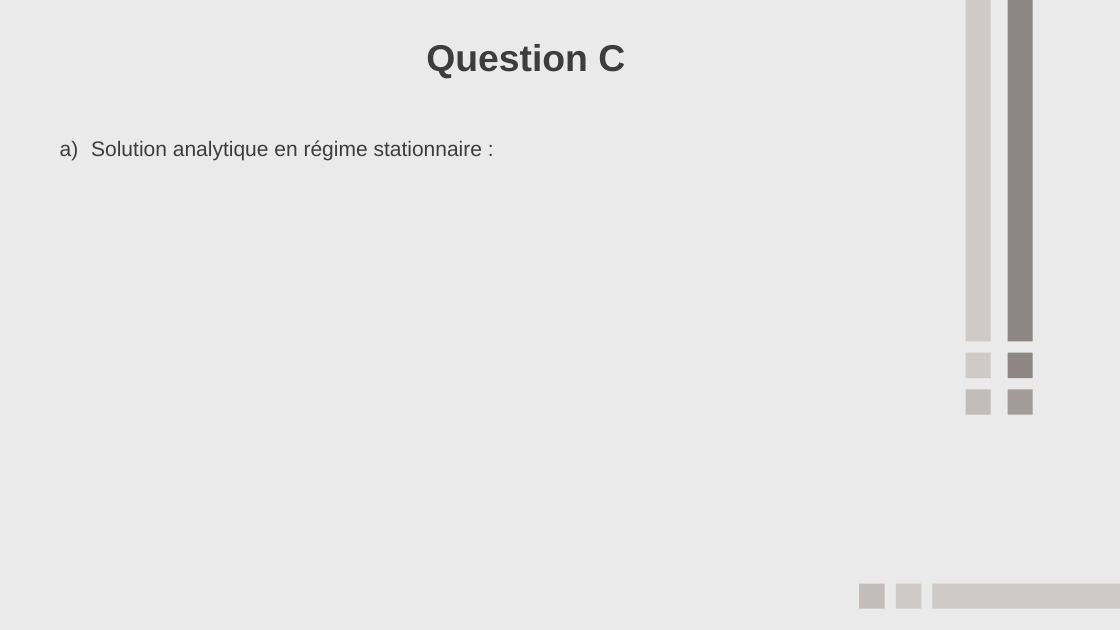
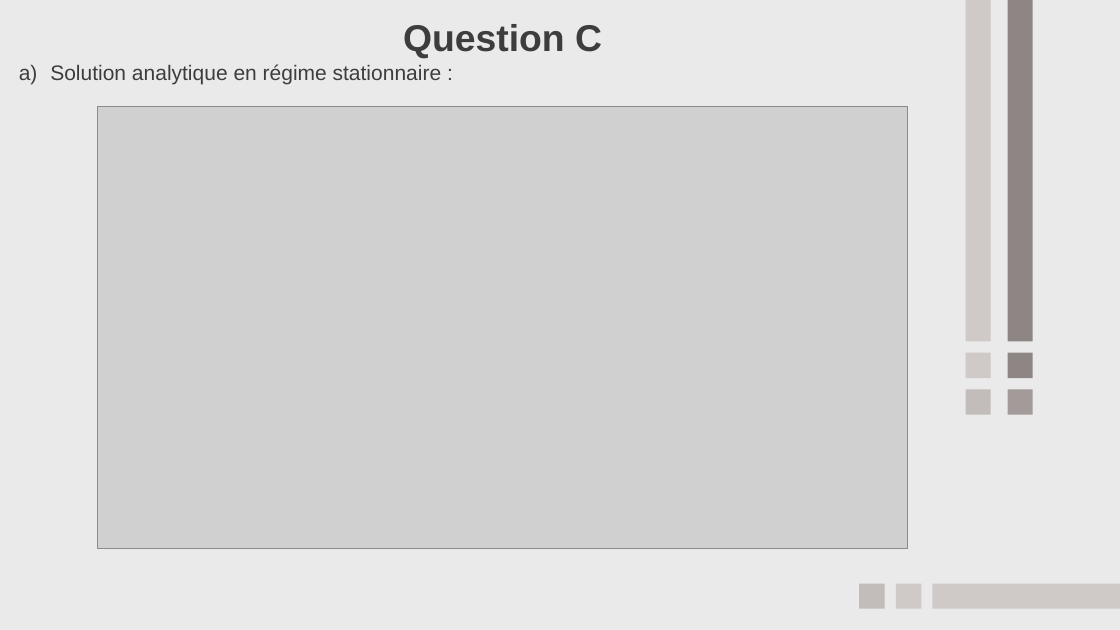
Before and after one commit to CameliaOuamara/Devoir1_Verification_de_code, a slide deck: slide 5 of PPT_Devoir1.pptx (slide 4 before the commit). Drawn at 1120x630 pixels with LibreOffice and Linux fonts; fonts in the diff are those of the drawing; grey boxes stand for pictures. Boxes give left, top, right and bottom in pixels: in the first picture for what was removed or moved away, otherwise in the second. Text is boxed around its words. In the diff, an @@ line names an element or a change of style, - is before the commit and + after.

```diff
--- a/PPT_Devoir1.pptx
+++ b/PPT_Devoir1.pptx
@@ text "Question C": place and size @@
-text "Question C" at <box>426,44,625,79</box>
+text "Question C" at <box>403,24,602,59</box>
@@ text "Solution analytique en régime stationnaire ...": place and size @@
-text "Solution analytique en régime stationnaire ..." at <box>91,140,483,161</box>
+text "Solution analytique en régime stationnaire ..." at <box>50,64,442,84</box>
@@ picture added at <box>97,107,908,549</box> @@
```
Also in this commit, not shown: 4 slides added, 2 slides removed, 2 other files.
